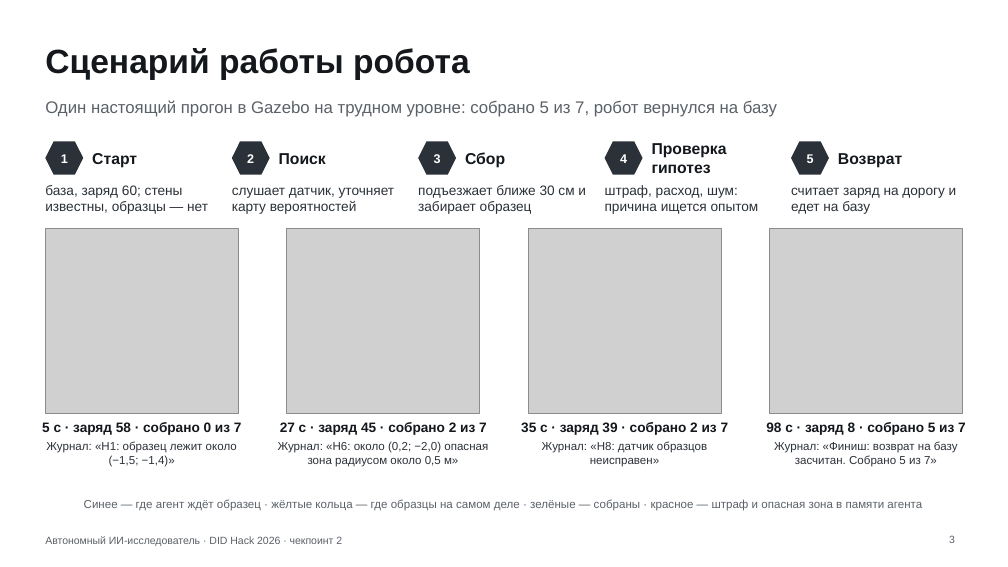
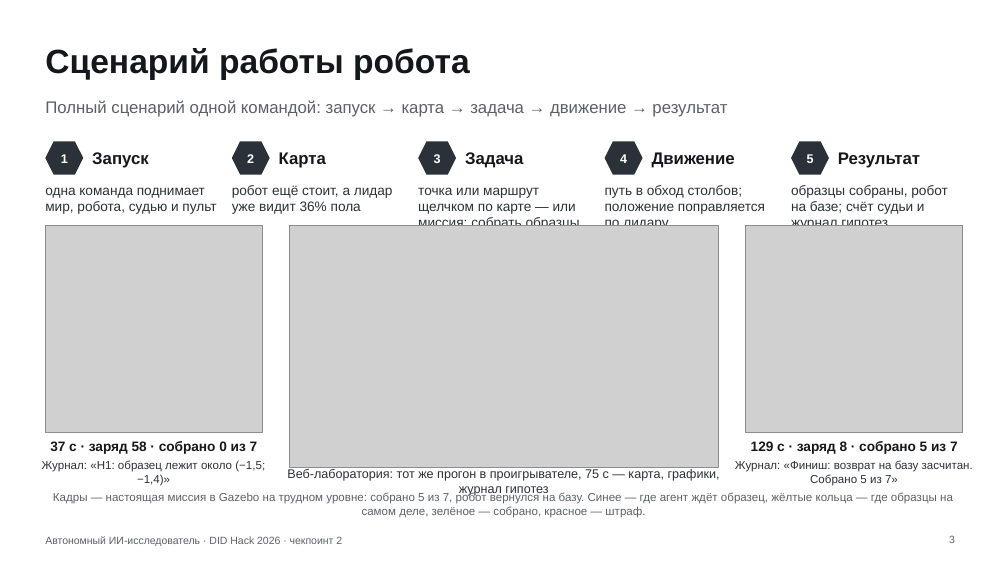
Before and after one commit to Mput13/did-hack, a slide deck: slide 3 of presentation/checkpoint2.pptx. Drawn at 1008x567 pixels with LibreOffice and Linux fonts; fonts in the diff are those of the drawing; grey boxes stand for pictures. Boxes give left, top, right and bottom in pixels: in the first picture for what was removed or moved away, otherwise in the second. Text is boxed around its words. In the diff, an @@ line names an element or a change of style, - is before the commit and + after.

```diff
--- a/presentation/checkpoint2.pptx
+++ b/presentation/checkpoint2.pptx
@@ text at (45, 100, 727, 117): text changed @@
-Один настоящий прогон в Gazebo на трудном уровне: собрано 5 из 7, робот вернулся на базу
+Полный сценарий одной командой: запуск → карта → задача → движение → результат
@@ text at (92, 152, 149, 168): text changed; size 15 to 16 pt @@
-Старт
+Запуск
@@ text at (279, 152, 326, 168): text changed; size 15 to 16 pt @@
-Поиск
+Карта
@@ text at (465, 152, 523, 168): text changed; size 15 to 16 pt @@
-Сбор
+Задача
@@ text at (652, 152, 735, 168): text changed; size 15 to 16 pt @@
-Проверка гипотез
+Движение
@@ text at (838, 152, 920, 168): text changed; size 15 to 16 pt @@
-Возврат
+Результат
@@ text at (45, 187, 216, 214): text changed @@
-база, заряд 60; стены известны, образцы — нет
+одна команда поднимает мир, робота, судью и пульт
@@ text at (232, 185, 393, 214): text changed @@
-слушает датчик, уточняет карту вероятностей
+робот ещё стоит, а лидар уже видит 36% пола
@@ text at (418, 187, 580, 226): text changed @@
-подъезжает ближе 30 см и забирает образец
+точка или маршрут щелчком по карте — или миссия: собрать образцы
@@ text at (605, 185, 765, 226): text changed @@
-штраф, расход, шум: причина ищется опытом
+путь в обход столбов; положение поправляется по лидару
@@ text at (791, 185, 947, 226): text changed @@
-считает заряд на дорогу и едет на базу
+образцы собраны, робот на базе; счёт судьи и журнал гипотез
@@ picture: place and size @@
-picture at (45, 228, 238, 413)
+picture at (45, 225, 262, 433)
@@ picture removed at (287, 228, 479, 413) @@
@@ picture: place and size @@
-picture at (529, 228, 721, 413)
+picture at (290, 225, 718, 467)
@@ picture: place and size @@
-picture at (770, 228, 963, 413)
+picture at (746, 225, 963, 433)
@@ text at (50, 440, 258, 454): text changed @@
-5 с · заряд 58 · собрано 0 из 7
+37 с · заряд 58 · собрано 0 из 7
@@ text removed at (278, 441, 488, 467) @@
-Журнал: «H6: около (0,2; −2,0) опасная зона радиусом около 0,5 м»
@@ text removed at (280, 422, 487, 435) @@
-27 с · заряд 45 · собрано 2 из 7
@@ text removed at (542, 441, 707, 467) @@
-Журнал: «H8: датчик образцов неисправен»
@@ text at (751, 441, 958, 454): text changed @@
-98 с · заряд 8 · собрано 5 из 7
+129 с · заряд 8 · собрано 5 из 7
@@ text "Журнал: «H1: образец лежит около ..." rewrapped from (46, 441, 237, 467) to (42, 461, 265, 486) @@
@@ text at (287, 469, 720, 496): text changed; size 13 to 12 pt; text colour #14181C to #2B3138; bold off @@
-35 с · заряд 39 · собрано 2 из 7
+Веб-лаборатория: тот же прогон в проигрывателе, 75 с — карта, графики, журнал гипотез
@@ text "Журнал: «Финиш: возврат на базу ..." rewrapped from (774, 441, 958, 467) to (735, 461, 973, 486) @@
@@ text at (53, 492, 953, 518): text changed @@
-Синее — где агент ждёт образец · жёлтые кольца — где образцы на самом деле · зелёные — собраны · красное — штраф и опасная зона в памяти агента
+Кадры — настоящая миссия в Gazebo на трудном уровне: собрано 5 из 7, робот вернулся на базу. Синее — где агент ждёт образец, жёлтые кольца — где образцы на самом деле, зелёное — собрано, красное — штраф.
```
Also in this commit, not shown: 3 other slides changed, 41 other files.
